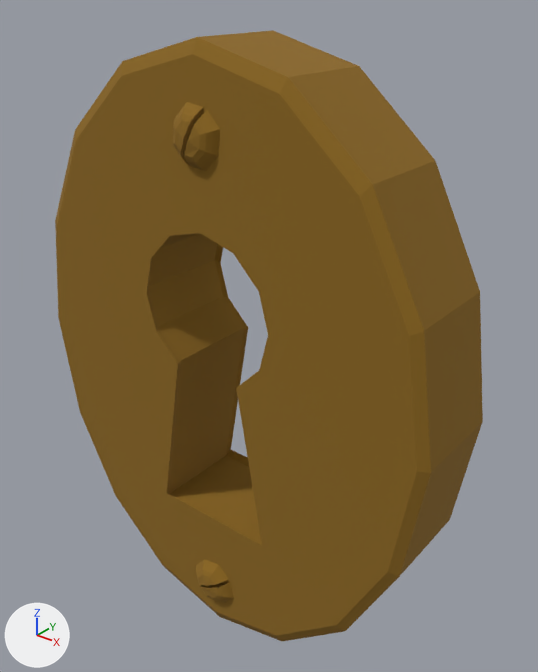
The glTF model engine/zarek/objetos/bocallave_laton.glb: old version first, new version second.
Before and after are seen from a camera (50 mm lens) standing at (0.0602, -0.0694, 0.0911) and looking at (0.0018, 0.0035, 0.0459). The lights are fixed; the arrows at lower left show +X, +Y and +Z. The picture after the commit comes second. Vertices at exactly the same position are counted once.
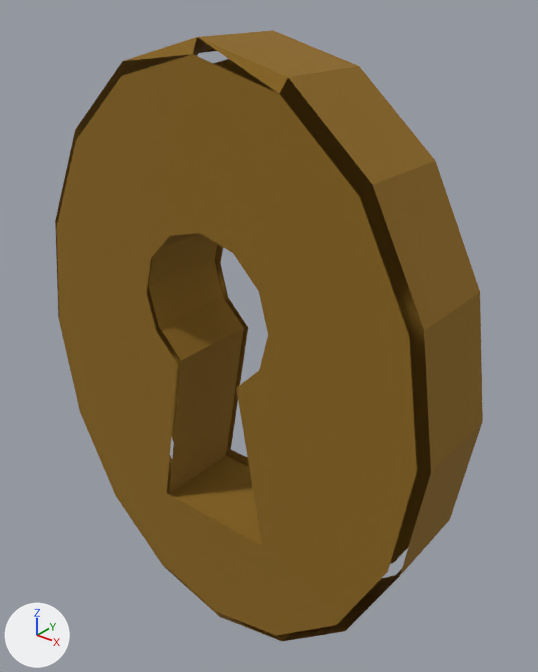
What differs and where, as boxes (x1, y1, x2, y2) in the pictures (538 x 672 px):
part 1 of me_object_0, deleted (brown): before (196, 559, 234, 602)
part 2 of me_object_0, cut back: before (55, 37, 431, 642); after (147, 111, 228, 369)

The edits, one by one:
me_object_0 is used by ob_object_4; location (0.0, 0.0, 0.0).
me_object_0 had 416 vertices, 784 faces and spanned x -0.0324..0.0324, y -0.0091..0.0091, z 0.0..0.085.
me_object_0 now has 162 vertices, 200 faces and spans x -0.0324..0.0324, y -0.0074..0.0074, z 0.0..0.085.
me_object_0 part 1: the loose piece of 64 vertices spanning x -0.0041..0.0041, y -0.0091..-0.0066, z 0.004..0.0122 is deleted.
Part 2, on me_object_0:
63 vertices are removed from x -0.0223..0.004, y -0.0091..0.0074, z 0.0425..0.0785.
241 faces are deleted.
1 vertex is added at (0.0016, -0.0074, 0.0777).
5 new faces join them.
Other edits to the shape of me_object_0 do not show in these pictures.
